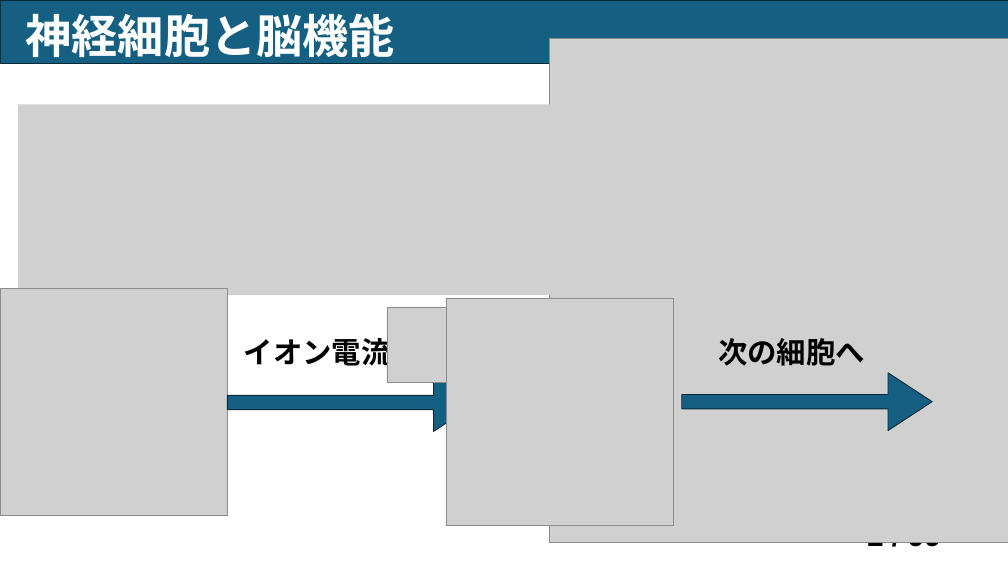
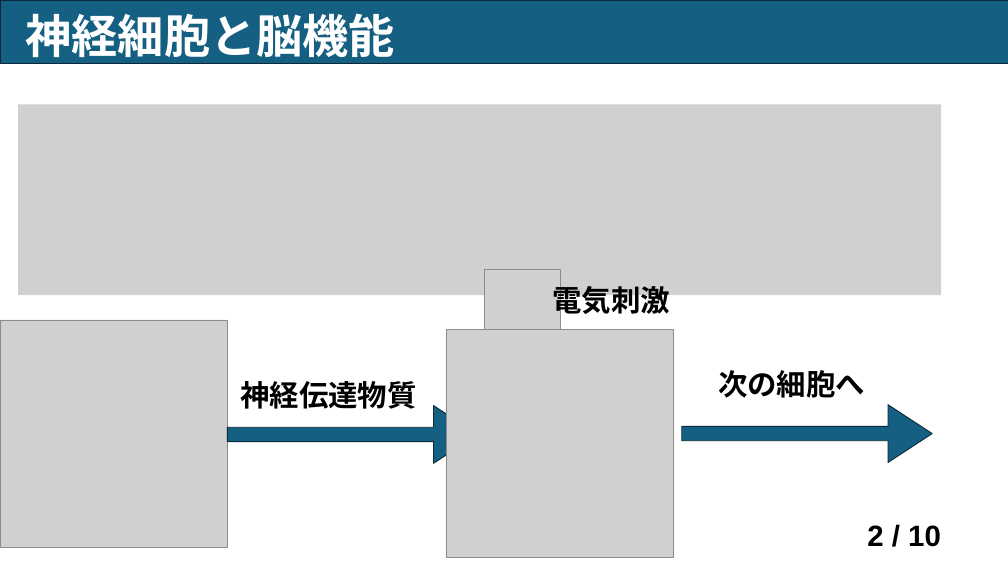
Before and after one commit to bcl-group/2703-yamashita-bashelor-thesis, a slide deck: slide 2 of 卒論/卒論スライド.pptx. Drawn at 1008x567 pixels with LibreOffice and Linux fonts; fonts in the diff are those of the drawing; grey boxes stand for pictures. Boxes give left, top, right and bottom in pixels: in the first picture for what was removed or moved away, otherwise in the second. Text is boxed around its words. In the diff, an @@ line names an element or a change of style, - is before the commit and + after.

```diff
--- a/卒論/卒論スライド.pptx
+++ b/卒論/卒論スライド.pptx
@@ picture removed at (x1=549, y1=39, x2=1008, y2=542) @@
@@ picture resized from (x1=18, y1=104, x2=808, y2=295) to (x1=18, y1=104, x2=941, y2=295) @@
@@ picture added at (x1=485, y1=270, x2=560, y2=346) @@
@@ text added at (x1=552, y1=281, x2=669, y2=319), 28 pt, text #000000, bold @@
+電気刺激
@@ picture removed at (x1=387, y1=307, x2=463, y2=383) @@
@@ 2 right arrows, 2 pictures, 1 text moved together from (x1=0, y1=288, x2=932, y2=526) to (x1=0, y1=320, x2=932, y2=557) @@
@@ text at (x1=240, y1=381, x2=416, y2=409): text changed @@
-イオン電流
+神経伝達物質
@@ page number at (x1=867, y1=525, x2=941, y2=547): text changed @@
-2 / 99
+2 / 10
```
Also in this commit, not shown: 4 other slides changed, 3 slides added, 2 slides removed, 17 other files.
